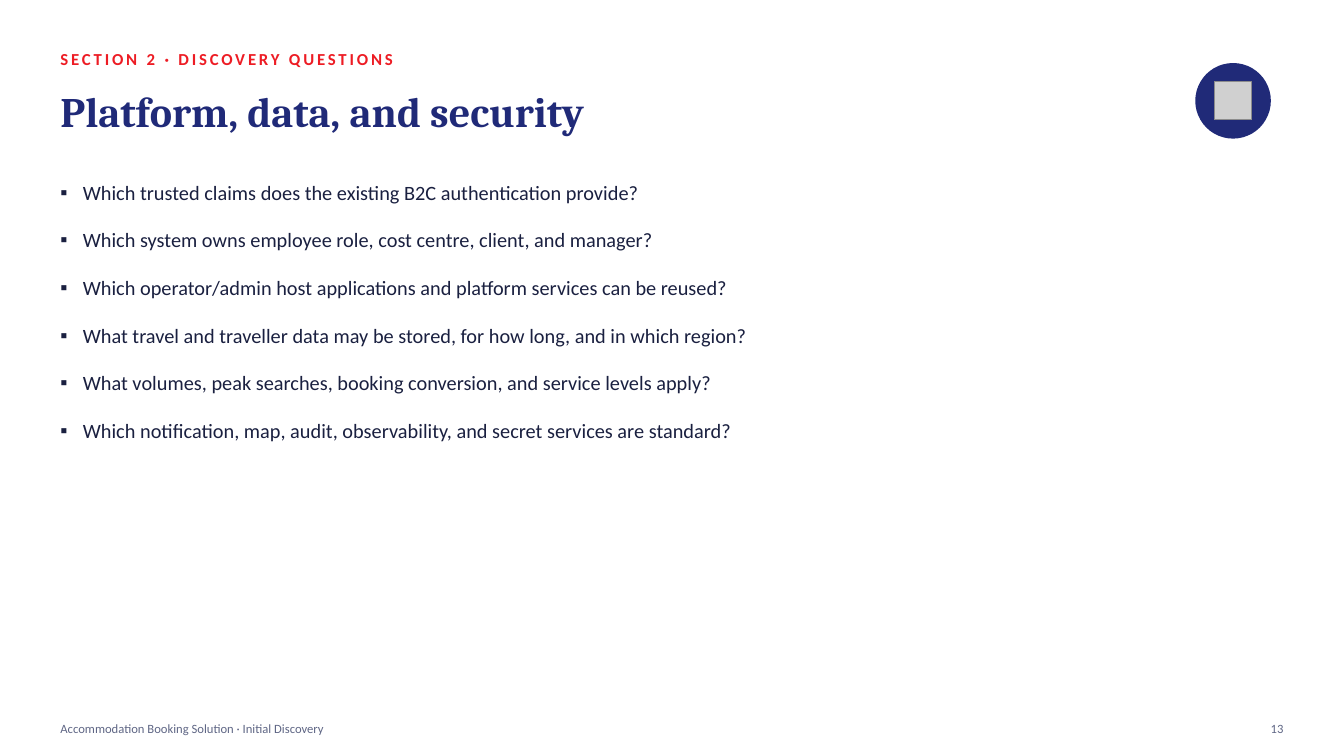
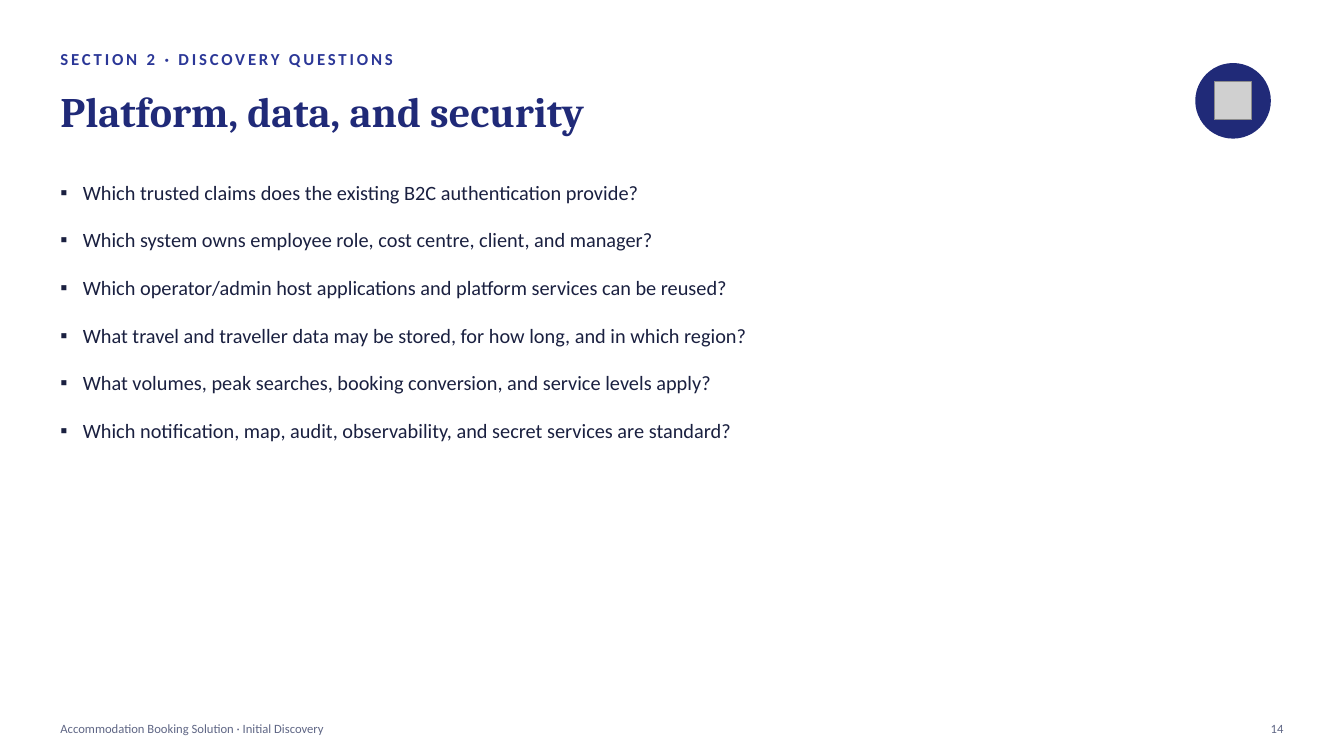
Before and after one commit to mohitkanwar/Accomodation-Booking-Solution, a slide deck: slide 15 of deck/Accommodation-Booking-Solution-Discovery-Presentation.pptx (slide 14 before the commit). Drawn at 1344x756 pixels with LibreOffice and Linux fonts; fonts in the diff are those of the drawing; grey boxes stand for pictures. Boxes give left, top, right and bottom in pixels: in the first picture for what was removed or moved away, otherwise in the second. Text is boxed around its words. In the diff, an @@ line names an element or a change of style, - is before the commit and + after.

```diff
--- a/deck/Accommodation-Booking-Solution-Discovery-Presentation.pptx
+++ b/deck/Accommodation-Booking-Solution-Discovery-Presentation.pptx
@@ text "SECTION 2 · DISCOVERY QUESTIONS" at (60, 54, 393, 67): text colour #ED1C24 to #2B3797 @@
@@ text at (1271, 725, 1284, 733): text changed @@
-13
+14
```
Also in this commit, not shown: 30 other slides changed, 1 slide added, 6 other files.
